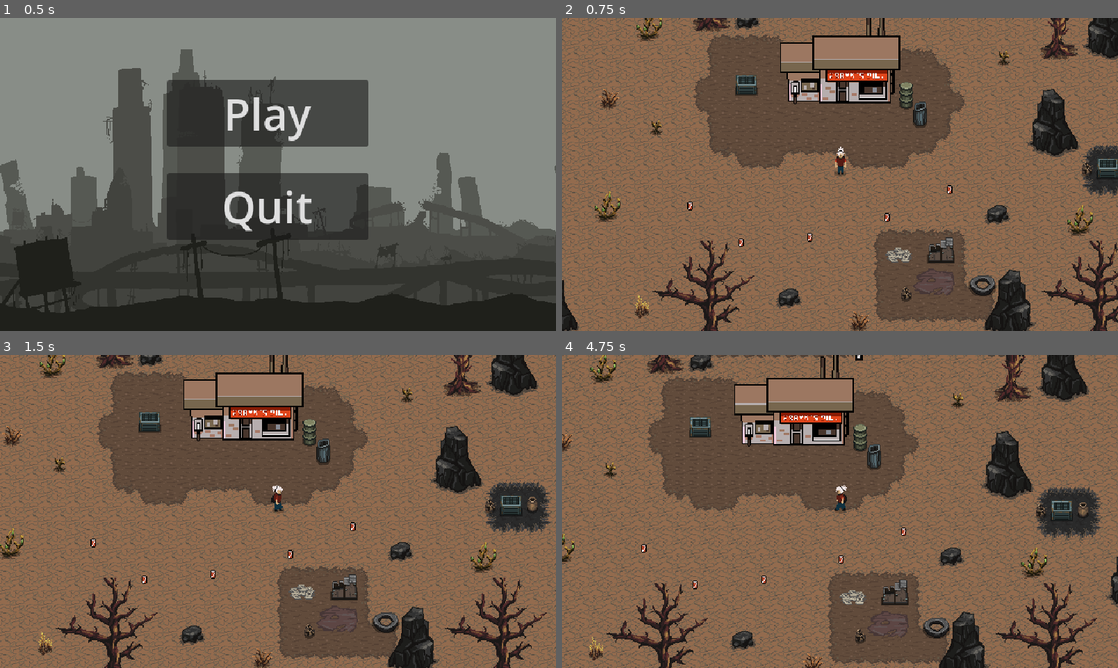
Above: before the commit, frames 1-4 (two rows, left to right).
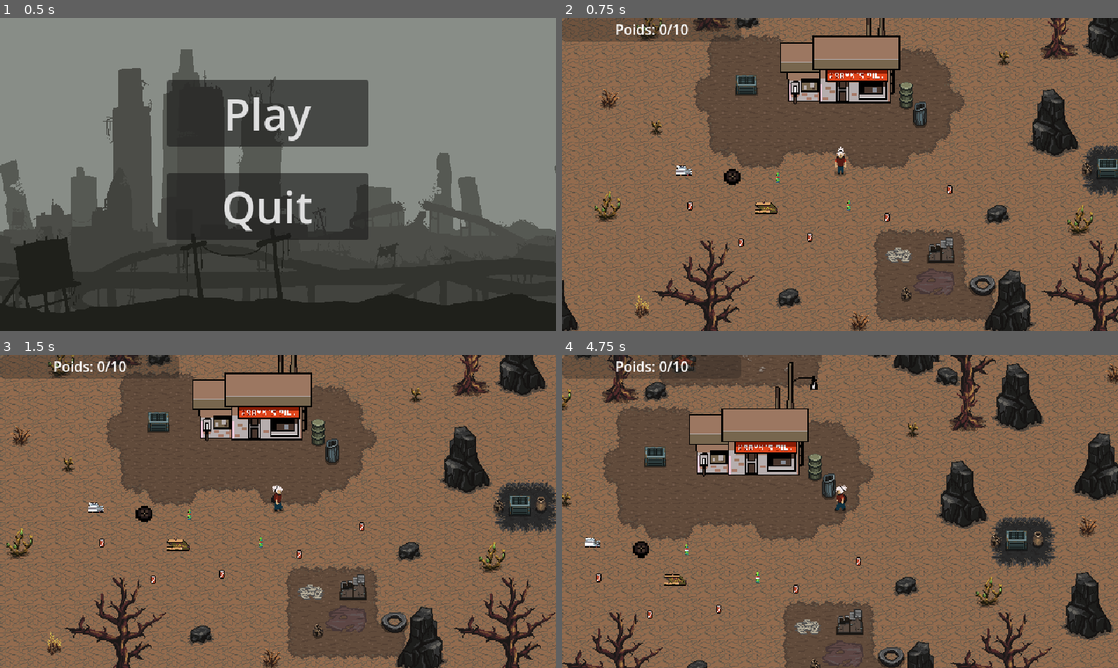
Above: after the commit, the same moments.

Repository: Sk1T/JeuDePolution
Game: Godot game, scene res://scene/menu.tscn
Same seed, same stepped clock (60 frames per second), same inputs: the game is played once before the commit and once after it.
Inputs:
- Up to frame 1 (0.5 s): no input
- Up to frame 2 (0.75 s): click "Play" at 0.5 s
- Up to frame 3 (1.5 s): tap Enter at 1.25 s; hold D (move_right) from 1.28 s (still down); hold E (interact) from 1.28 s (still down)
- Up to frame 4 (4.75 s): release D (move_right) at 2.03 s; release E (interact) at 2.03 s; hold S (move_down) 2.03-2.78 s; tap E (interact) at 2.1, 3.6 s; hold D (move_right) 2.78-3.53 s; hold E (interact) 2.78-3.53 s; hold W (move_up) 3.53-4.28 s; hold A (move_left) from 4.28 s (still down); hold E (interact) from 4.28 s (still down)

Frame 1 is identical in both runs. In frame 2, 2.3% of the frame differs, in the area x 0-52%, y 0-63%; in frame 3, 33%; in frame 4, 54%, in the area x 0-100%, y 0-100%.

Commit message:
added weight to a garbages and added 5 more type of trashe, also added dynemic progress bar to invenory

Diff:
--- /dev/null
+++ b/glass_bottle.gd
@@ -0,0 +1,11 @@
+extends Node2D
+
+@export var item_name: String = "Glass bottle" # Nom de l'objet
+@export var price: int = 20 #valeur conditionnelle des déshetes
+@export var weight: float = 2
+func collect():# Désactive les collisions pour éviter de collecter l'objet deux fois
+	$Area2D.set_deferred("monitoring", false)
+	$Area2D.set_deferred("monitorable", false)
+
+	# on peut ajouter ici le son de collection
+	queue_free() # Supprime l'objet de la scène
--- a/scene/Level/level.tscn
+++ b/scene/Level/level.tscn
@@ -1,10 +1,15 @@
-[gd_scene load_steps=10 format=4 uid="uid://fmimkhvbh67n"]
+[gd_scene load_steps=15 format=4 uid="uid://fmimkhvbh67n"]
 
 [ext_resource type="TileSet" uid="uid://ckmmkhdtmq04i" path="res://Ressourses/world.tres" id="1_hkugq"]
+[ext_resource type="PackedScene" uid="uid://cotd1teuak74e" path="res://scene/Trashe/UI_Weight.tscn" id="1_wibw6"]
 [ext_resource type="PackedScene" uid="uid://drwegsntcu5en" path="res://scene/Player/player.tscn" id="2_7yr01"]
 [ext_resource type="Texture2D" uid="uid://dp7efwmrntp53" path="res://Assets/PALands_DEMO/DEMO.png" id="2_bfyji"]
 [ext_resource type="PackedScene" uid="uid://b01y2nmcqb0oy" path="res://scene/Station/station.tscn" id="3_1kjik"]
-[ext_resource type="PackedScene" uid="uid://chn0nuk1gvpra" path="res://scene/Trashe/trashe.tscn" id="4_jq2h6"]
+[ext_resource type="PackedScene" uid="uid://chn0nuk1gvpra" path="res://scene/Trashe/Iron_can.tscn" id="4_jq2h6"]
+[ext_resource type="PackedScene" uid="uid://buu4j7u1oc1t8" path="res://scene/Trashe/tire.tscn" id="6_rqlok"]
+[ext_resource type="PackedScene" uid="uid://cvijpbjbk7180" path="res://scene/Trashe/newspapers.tscn" id="7_wfrxm"]
+[ext_resource type="PackedScene" uid="uid://58ajl6dsbnl3" path="res://scene/Trashe/box_of_pizza.tscn" id="8_x1t36"]
+[ext_resource type="PackedScene" uid="uid://5p4v47oal6ha" path="res://scene/Trashe/glass_bottle.tscn" id="9_dvklh"]
 
 [sub_resource type="TileSetAtlasSource" id="TileSetAtlasSource_d8v34"]
 texture = ExtResource("2_bfyji")
@@ -1459,6 +1464,8 @@
 [node name="Level" type="Node2D"]
 y_sort_enabled = true
 
+[node name="WeightUI" parent="." instance=ExtResource("1_wibw6")]
+
 [node name="map1_terrain" type="TileMapLayer" parent="."]
 use_parent_material = true
 tile_map_data = PackedByteArray("AAAAAAAAAQABAAIAAAAAAAEAAQABAAMAAAAAAAIAAQABAAQAAAAAAAMAAQABAAIAAAAAAAQAAQABAAMAAAABAA …(42800 unchanged characters)…
@@ -1472,8 +1479,9 @@
 tile_map_data = PackedByteArray("AAAvAAgAAAAhAAsAAAAvAAkAAAAhAAwAAAAwAAcAAAAiAAoAAAAwAAgAAAAiAAsAAAAwAAkAAAAiAAwAAAAxAA …(8960 unchanged characters)…
 tile_set = SubResource("TileSet_qv0cj")
 
-[node name="Player" parent="." instance=ExtResource("2_7yr01")]
+[node name="Player" parent="." node_paths=PackedStringArray("ui_node") instance=ExtResource("2_7yr01")]
 position = Vector2(572, 372)
+ui_node = NodePath("../WeightUI")
 
 [node name="Station" parent="." instance=ExtResource("3_1kjik")]
 position = Vector2(570, 290)
@@ -1492,3 +1500,18 @@
 
 [node name="Trashe5" parent="." instance=ExtResource("4_jq2h6")]
 position = Vector2(698, 389)
+
+[node name="Tire" parent="." instance=ExtResource("6_rqlok")]
+position = Vector2(448, 375)
+
+[node name="Newspapers" parent="." instance=ExtResource("7_wfrxm")]
+position = Vector2(392, 366)
+
+[node name="Box of pizza" parent="." instance=ExtResource("8_x1t36")]
+position = Vector2(487, 410)
+
+[node name="Glass_bottle" parent="." instance=ExtResource("9_dvklh")]
+position = Vector2(500, 375)
+
+[node name="Glass_bottle2" parent="." instance=ExtResource("9_dvklh")]
+position = Vector2(582, 407)
--- a/scene/Player/player.gd
+++ b/scene/Player/player.gd
@@ -1,19 +1,27 @@
 extends CharacterBody2D
 @onready var interaction_area: Area2D = $InteractionArea # Zone pour détecter les objets proches
-var max_speed = 200 # Vitesse maximale de déplacement
+@export var base_speed: float = 150.0
+var current_speed: float = 150.0 # Vitesse maximale de déplacement
 @onready var anim = $AnimatedSprite2D # Référence au nœud d'animation
 var inventory = [] # Liste des objets collectés
+var current_weight: float = 0.0
+@export var max_weight: float = 10.0
 var is_picking_up = false # État : vrai si le joueur est en train de ramasser un objet
+
+@export var ui_node: CanvasLayer
 
 var last_direction = Vector2.DOWN  # Stocke la dernière direction pour l'animation Idle
 
+func update_speed():
+	var load_factor = current_weight/ max_weight
+	current_speed = base_speed * (1.0 -(load_factor*0.4))
 func _process(_delta):
 	if is_picking_up:# Si on ramasse un objet, on arrête le mouvement
 		velocity =Vector2.ZERO
 		move_and_slide()
 		return
 	var direction = movement_vector().normalized() # Récupération du vecteur de mouvement normalisé
-	velocity = direction * max_speed
+	velocity = direction * current_speed
 	# Gestion des animations de mouvement
 	if direction != Vector2.ZERO:
 		last_direction = direction
@@ -55,6 +63,11 @@
 		var target = area.get_parent()
 
 		if target.has_method("collect"): # Vérifie si l'objet peut être collecté
+			if current_weight + target.weight > max_weight:
+				print("Trop Lourd!!! Tout d'abord recycler les déchetes actuels")
+				return
+
+
 			if anim.sprite_frames.has_animation("Pick_up"):
 				is_picking_up = true
 				anim.play("Pick_up")
@@ -62,10 +75,15 @@
 				await anim.animation_finished # Attend la fin de l'animation
 				is_picking_up = false
 			# Ajoute l'objet à l'inventaire
-			var data = {"name": target.item_name,"price": target.price}
+			current_weight+= target.weight
+			update_speed()
+			if ui_node:
+				ui_node.update_weight(current_weight, max_weight)
+			var data = {"name": target.item_name,"price": target.price, "weight": target.weight }
 			inventory.append(data)
 			target.collect() # Détruit l'objet dans le monde
-			print("Collectez: ", data.name, " Prix: ", data.price)
+			print("Collectez: ", data.name, " Prix: ", data.price,"  Weight: ",current_weight, "/", max_weight)
 			break # On ne ramasse qu'un objet à la fois
 		elif target.has_method("process_all_garbage"): # Vérifie si c'est la station de recyclage
 				target.process_all_garbage(self)
+				update_speed()
--- a/scene/Station/station.gd
+++ b/scene/Station/station.gd
@@ -13,7 +13,10 @@
 		current_total += item["price"]
 
 	player.inventory.clear() # Vider l'inventaire du joueur
-
+	player.current_weight = 0.0
+	player.update_speed()
+	if player.ui_node:
+		player.ui_node.update_weight(0.0, player.max_weight)
 	print("Progrès global : ", current_total, " / ", goal_price)
 
 	check_win_condition()
--- /dev/null
+++ b/scene/Trashe/Iron_can.gd
@@ -0,0 +1,11 @@
+extends Node2D
+
+@export var item_name: String = "iron_can" # Nom de l'objet
+@export var price: int = 10 #valeur conditionnelle des déshetes
+@export var weight: float = 1.1
+func collect():# Désactive les collisions pour éviter de collecter l'objet deux fois
+	$Area2D.set_deferred("monitoring", false)
+	$Area2D.set_deferred("monitorable", false)
+
+	# on peut ajouter ici le son de collection
+	queue_free() # Supprime l'objet de la scène
--- a/scene/Trashe/trashe.tscn
+++ b/scene/Trashe/Iron_can.tscn
@@ -1,11 +1,11 @@
 [gd_scene load_steps=4 format=3 uid="uid://chn0nuk1gvpra"]
 
 [ext_resource type="Texture2D" uid="uid://c4djl3hgh2x5g" path="res://scene/Trashe/Can.png" id="1_a1b7n"]
-[ext_resource type="Script" path="res://scene/Trashe/trashe.gd" id="1_fw3w2"]
+[ext_resource type="Script" path="res://scene/Trashe/Iron_can.gd" id="1_fw3w2"]
 
 [sub_resource type="CircleShape2D" id="CircleShape2D_uvsif"]
 
-[node name="Trashe" type="Node2D"]
+[node name="Iron_can" type="Node2D"]
 position = Vector2(1, 0)
 script = ExtResource("1_fw3w2")
 
--- /dev/null
+++ b/scene/Trashe/UI_Weight.tscn
@@ -0,0 +1,26 @@
+[gd_scene load_steps=4 format=3 uid="uid://cotd1teuak74e"]
+
+[ext_resource type="Script" path="res://scene/Trashe/ui_weight.gd" id="1_8r6js"]
+[ext_resource type="Script" path="res://weight_label.gd" id="1_kdbfx"]
+
+[sub_resource type="StyleBoxFlat" id="StyleBoxFlat_vqdhn"]
+bg_color = Color(1, 1, 1, 1)
+
+[node name="WeightUI" type="CanvasLayer"]
+script = ExtResource("1_8r6js")
+
+[node name="WeightBar" type="ProgressBar" parent="."]
+offset_right = 206.0
+offset_bottom = 27.0
+theme_override_styles/fill = SubResource("StyleBoxFlat_vqdhn")
+max_value = 10.0
+step = 0.1
+show_percentage = false
+
+[node name="WeightLabel" type="Label" parent="."]
+offset_left = 61.0
+offset_top = 1.0
+offset_right = 146.0
+offset_bottom = 24.0
+text = "Poids: 0/10"
+script = ExtResource("1_kdbfx")
--- /dev/null
+++ b/scene/Trashe/area_2d.gd
@@ -0,0 +1,11 @@
+extends Area2D
+
+
+# Called when the node enters the scene tree for the first time.
+func _ready():
+	pass # Replace with function body.
+
+
+# Called every frame. 'delta' is the elapsed time since the previous frame.
+func _process(delta):
+	pass
--- /dev/null
+++ b/scene/Trashe/box_of_pizza.gd
@@ -0,0 +1,11 @@
+extends Node2D
+
+@export var item_name: String = "Box_of_pizza" # Nom de l'objet
+@export var price: int = 15 #valeur conditionnelle des déshetes
+@export var weight: float = 2.5
+func collect():# Désactive les collisions pour éviter de collecter l'objet deux fois
+	$Area2D.set_deferred("monitoring", false)
+	$Area2D.set_deferred("monitorable", false)
+
+	# on peut ajouter ici le son de collection
+	queue_free() # Supprime l'objet de la scène
--- /dev/null
+++ b/scene/Trashe/box_of_pizza.tscn
@@ -0,0 +1,25 @@
+[gd_scene load_steps=5 format=3 uid="uid://58ajl6dsbnl3"]
+
+[ext_resource type="Script" path="res://scene/Trashe/box_of_pizza.gd" id="1_ywpmj"]
+[ext_resource type="Texture2D" uid="uid://m4pou7pnwpuc" path="res://scene/Trashe/recycle_items.png" id="2_r5cu1"]
+
+[sub_resource type="RectangleShape2D" id="RectangleShape2D_3go22"]
+size = Vector2(28, 12)
+
+[sub_resource type="AtlasTexture" id="AtlasTexture_n3nap"]
+atlas = ExtResource("2_r5cu1")
+region = Rect2(403.5, 29, 59, 37)
+
+[node name="Box of pizza" type="Node2D"]
+script = ExtResource("1_ywpmj")
+
+[node name="Area2D" type="Area2D" parent="."]
+collision_layer = 8
+collision_mask = 0
+
+[node name="CollisionShape2D" type="CollisionShape2D" parent="Area2D"]
+shape = SubResource("RectangleShape2D_3go22")
+
+[node name="Sprite2D" type="Sprite2D" parent="."]
+scale = Vector2(0.449324, 0.449324)
+texture = SubResource("AtlasTexture_n3nap")
--- /dev/null
+++ b/scene/Trashe/glass_bottle.tscn
@@ -0,0 +1,25 @@
+[gd_scene load_steps=5 format=3 uid="uid://5p4v47oal6ha"]
+
+[ext_resource type="Script" path="res://glass_bottle.gd" id="1_lvfeu"]
+[ext_resource type="Texture2D" uid="uid://m4pou7pnwpuc" path="res://scene/Trashe/recycle_items.png" id="2_mtmop"]
+
+[sub_resource type="CircleShape2D" id="CircleShape2D_ume6g"]
+radius = 7.07107
+
+[sub_resource type="AtlasTexture" id="AtlasTexture_tnjtl"]
+atlas = ExtResource("2_mtmop")
+region = Rect2(241.356, 10.8883, 20.4904, 50.2946)
+
+[node name="Glass_bottle" type="Node2D"]
+script = ExtResource("1_lvfeu")
+
+[node name="Area2D" type="Area2D" parent="."]
+collision_layer = 8
+collision_mask = 0
+
+[node name="CollisionShape2D" type="CollisionShape2D" parent="Area2D"]
+shape = SubResource("CircleShape2D_ume6g")
+
+[node name="Sprite2D" type="Sprite2D" parent="."]
+scale = Vector2(0.276596, 0.26)
+texture = SubResource("AtlasTexture_tnjtl")
--- /dev/null
+++ b/scene/Trashe/newspapers.gd
@@ -0,0 +1,11 @@
+extends Node2D
+
+@export var item_name: String = "Newspapares" # Nom de l'objet
+@export var price: int = 10 #valeur conditionnelle des déshetes
+@export var weight: float = 2
+func collect():# Désactive les collisions pour éviter de collecter l'objet deux fois
+	$Area2D.set_deferred("monitoring", false)
+	$Area2D.set_deferred("monitorable", false)
+
+	# on peut ajouter ici le son de collection
+	queue_free() # Supprime l'objet de la scène
--- /dev/null
+++ b/scene/Trashe/newspapers.tscn
@@ -0,0 +1,27 @@
+[gd_scene load_steps=5 format=3 uid="uid://cvijpbjbk7180"]
+
+[ext_resource type="Script" path="res://scene/Trashe/newspapers.gd" id="1_8ulik"]
+[ext_resource type="Texture2D" uid="uid://m4pou7pnwpuc" path="res://scene/Trashe/recycle_items.png" id="1_lumv5"]
+
+[sub_resource type="RectangleShape2D" id="RectangleShape2D_nndf8"]
+size = Vector2(18, 10)
+
+[sub_resource type="AtlasTexture" id="AtlasTexture_g0wke"]
+atlas = ExtResource("1_lumv5")
+region = Rect2(151.943, 30.1369, 52.7783, 32.2879)
+
+[node name="Newspapers" type="Node2D"]
+script = ExtResource("1_8ulik")
+
+[node name="Area2D" type="Area2D" parent="."]
+collision_layer = 8
+collision_mask = 0
+
+[node name="CollisionShape2D" type="CollisionShape2D" parent="Area2D"]
+position = Vector2(0, 1)
+shape = SubResource("RectangleShape2D_nndf8")
+
+[node name="Sprite2D" type="Sprite2D" parent="."]
+position = Vector2(1.43051e-06, 2.38419e-07)
+scale = Vector2(0.361467, 0.410156)
+texture = SubResource("AtlasTexture_g0wke")
--- a/scene/Trashe/trashe.gd
+++ b/scene/Trashe/tire.gd
@@ -1,7 +1,8 @@
 extends Node2D
 
-@export var item_name: String = "iron_can" # Nom de l'objet
-@export var price: int = 10 #valeur conditionnelle des déshetes
+@export var item_name: String = "tire" # Nom de l'objet
+@export var price: int = 40 #valeur conditionnelle des déshetes
+@export var weight: float = 5.5
 func collect():# Désactive les collisions pour éviter de collecter l'objet deux fois
 	$Area2D.set_deferred("monitoring", false)
 	$Area2D.set_deferred("monitorable", false)
--- a/scene/Trashe/tire.tscn
+++ b/scene/Trashe/tire.tscn
@@ -1,3 +1,21 @@
-[gd_scene format=3 uid="uid://buu4j7u1oc1t8"]
+[gd_scene load_steps=4 format=3 uid="uid://buu4j7u1oc1t8"]
+
+[ext_resource type="Script" path="res://scene/Trashe/tire.gd" id="1_agqvd"]
+[ext_resource type="Texture2D" uid="uid://drk7wqe2nd13u" path="res://scene/Trashe/Zombie-Tileset---_0192_Capa-193.png" id="2_h60fu"]
+
+[sub_resource type="CircleShape2D" id="CircleShape2D_gervb"]
 
 [node name="Tire" type="Node2D"]
+script = ExtResource("1_agqvd")
+
+[node name="Area2D" type="Area2D" parent="."]
+collision_layer = 8
+collision_mask = 0
+
+[node name="CollisionShape2D" type="CollisionShape2D" parent="Area2D"]
+shape = SubResource("CircleShape2D_gervb")
+
+[node name="Sprite2D" type="Sprite2D" parent="."]
+position = Vector2(2.98023e-08, -8.9407e-08)
+scale = Vector2(2.71429, 2.375)
+texture = ExtResource("2_h60fu")
--- /dev/null
+++ b/scene/Trashe/ui_weight.gd
@@ -0,0 +1,30 @@
+extends CanvasLayer
+
+@onready var label = $WeightLabel
+@onready var bar = $WeightBar
+# Called when the node enters the scene tree for the first time.
+func _ready():
+	pass # Replace with function body.
+
+
+# Called every frame. 'delta' is the elapsed time since the previous frame.
+func _process(delta):
+	pass
+func update_weight(current: float, max_w: float):
+	var ratio = current/ max_w
+
+	label.text = "Poids: " + str(snapped(current, 0.1)) + " / " + str(max_w)
+	bar.max_value = max_w
+	bar.value = current
+
+	if ratio >= 0.85:
+		bar.modulate = Color(1, 0, 0, 1)
+		label.add_theme_color_override("font_color", Color(0, 0, 0, 1))
+
+	elif ratio >= 0.5:
+		bar.modulate = Color(1, 1, 0, 1)
+		label.add_theme_color_override("font_color", Color(1, 0.5, 0, 1))
+
+	else:
+		bar.modulate = Color(0, 1, 0, 1)
+		label.add_theme_color_override("font_color", Color(1, 1, 1, 1))
--- /dev/null
+++ b/weight_label.gd
@@ -0,0 +1,13 @@
+extends Label
+
+
+# Called when the node enters the scene tree for the first time.
+func _ready():
+	pass # Replace with function body.
+
+
+# Called every frame. 'delta' is the elapsed time since the previous frame.
+func _process(delta):
+	pass
+func update_weight(current: float, max_w: float):
+	text = "Вес инвентаря: " + str(current) + " / " + str(max_w)
Binary file added: Assets/png/Logotype/Zombie-Tileset---_0192_Capa-193.png
Not shown, added: Assets/png/Logotype/Zombie-Tileset---_0192_Capa-193.png.import
Binary file added: scene/Trashe/Zombie-Tileset---_0192_Capa-193.png
Not shown, added: scene/Trashe/Zombie-Tileset---_0192_Capa-193.png.import
Binary file added: scene/Trashe/recycle_items.png
Not shown, added: scene/Trashe/recycle_items.png.import
